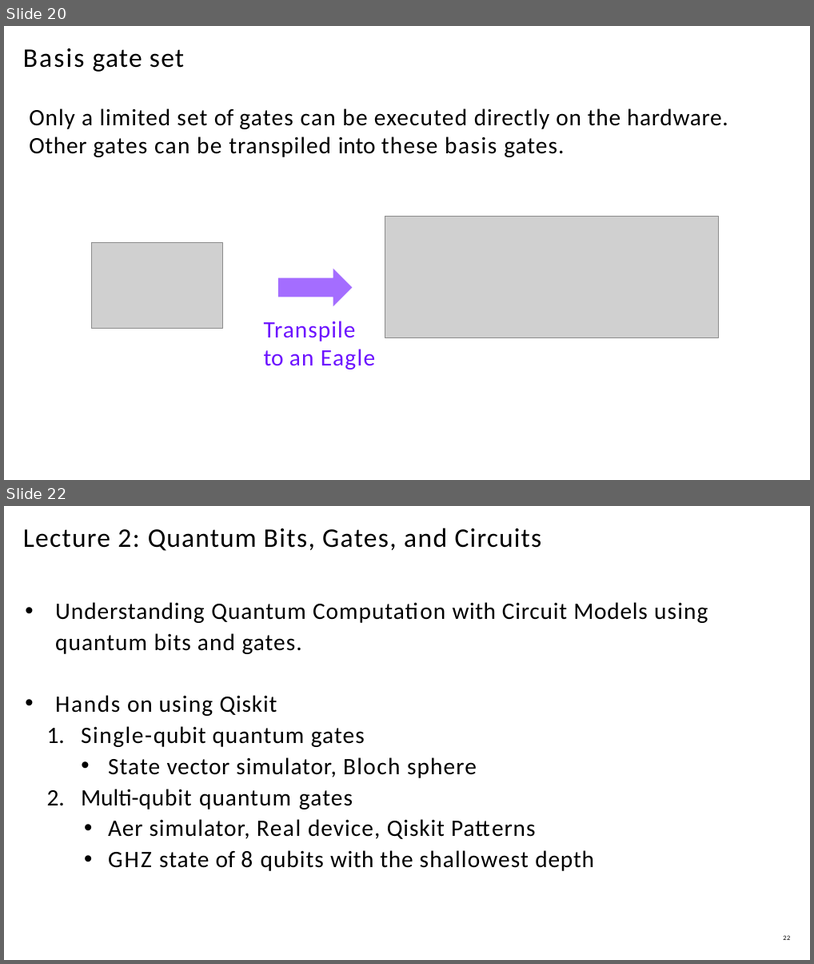
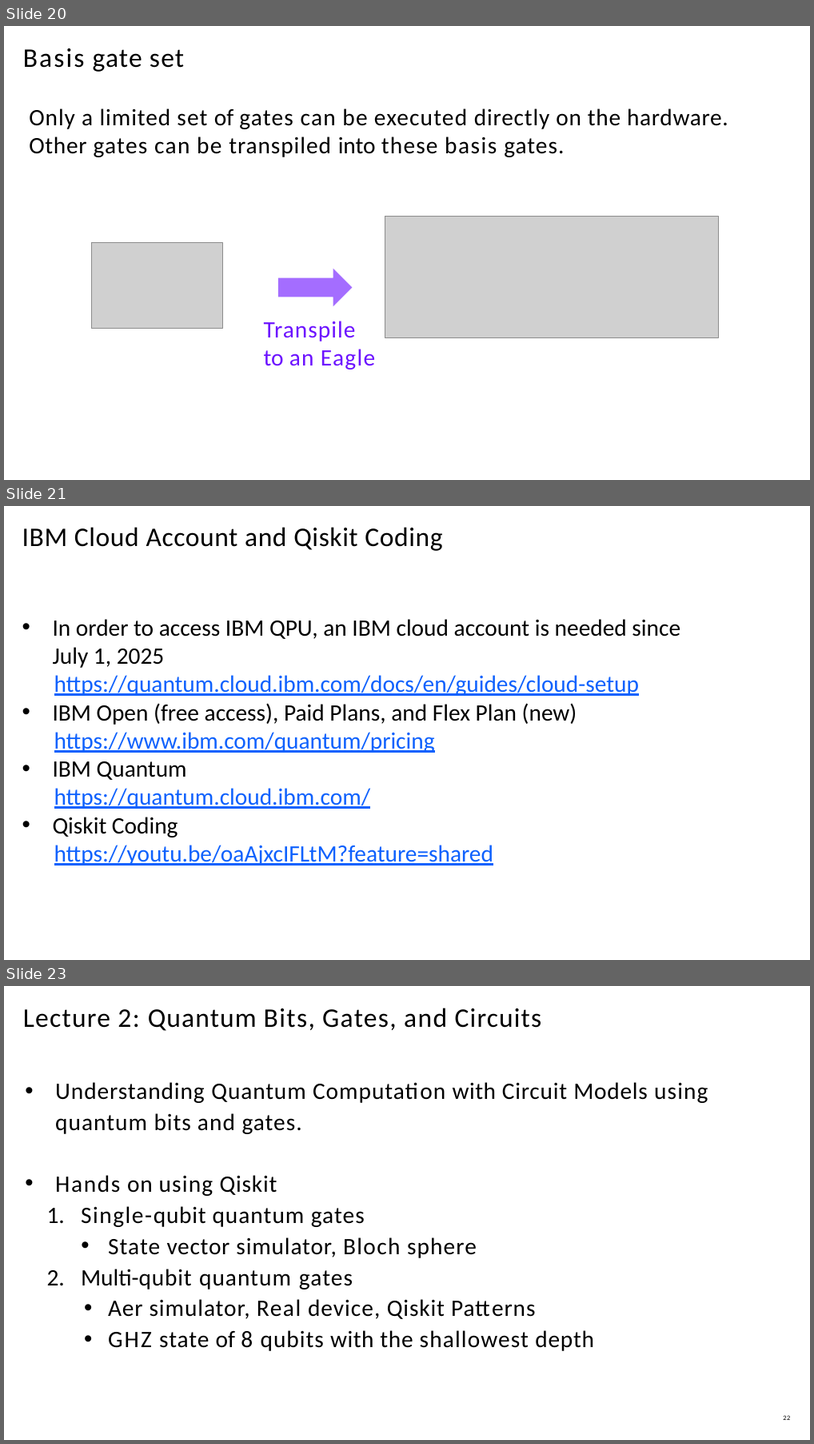
Before and after one commit to parkyr/qc4mcsummer2025, a slide deck: Quantum & Qiskit/2_Qubit_Gate_Circuit_Measurement.pptx. Shown one above the other, each under a label of ours: slides 20 and 22 before the commit, slides 20, 21 and 23 after it; the slides between them are not shown. The pictures are 814x964 and 814x1444 pixels, drawn with LibreOffice and Linux fonts; fonts in the diff are those of the drawing; grey boxes stand for pictures. Boxes give left, top, right and bottom in pixels: in the first picture for what was removed or moved away, otherwise in the second. Text is boxed around its words. In the diff, an @@ line names an element or a change of style, - is before the commit and + after.

```diff
--- a/Quantum & Qiskit/2_Qubit_Gate_Circuit_Measurement.pptx
+++ b/Quantum & Qiskit/2_Qubit_Gate_Circuit_Measurement.pptx
@@ slide 21 added at [4,506,810,960], background #FFFFFF @@
@@ title added at [22,527,442,551], 32 pt, text #000000 @@
+IBM Cloud Account and Qiskit Coding
@@ text added at [53,619,681,865], 28 pt, text #0E61FD, underline @@
+• In order to access IBM QPU, an IBM cloud account is needed since July 1, 2025
+https://quantum.cloud.ibm.com/docs/en/guides/cloud-setup
+• IBM Open (free access), Paid Plans, and Flex Plan (new)
+https://www.ibm.com/quantum/pricing
+• IBM Quantum
+https://quantum.cloud.ibm.com/
+• Qiskit Coding
+https://youtu.be/oaAjxcIFLtM?feature=shared
@@ what was slide 22 is now slide 23 @@
```
Also in this commit, not shown: 1 other slide added, 1 slide removed.
